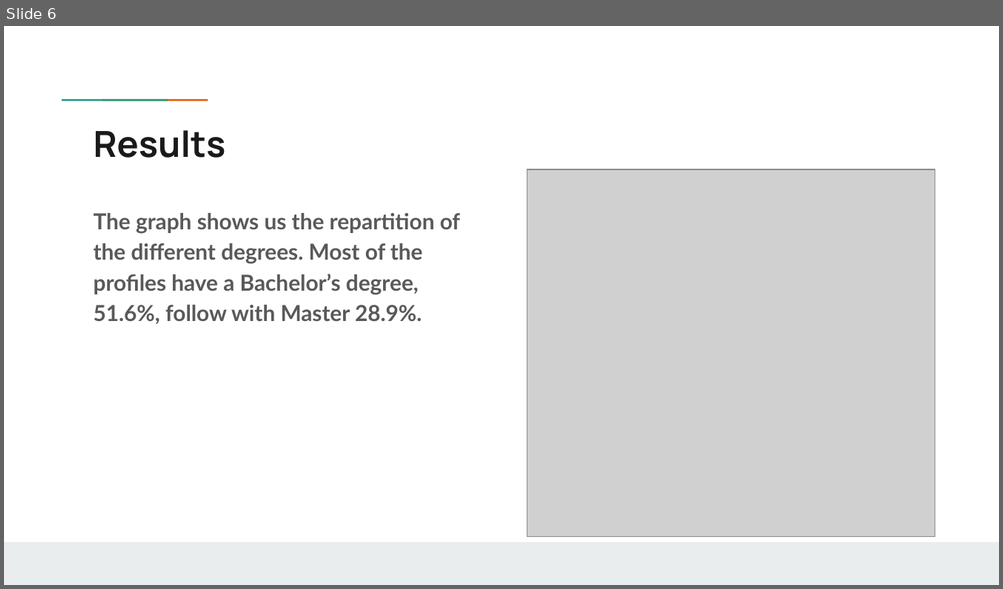
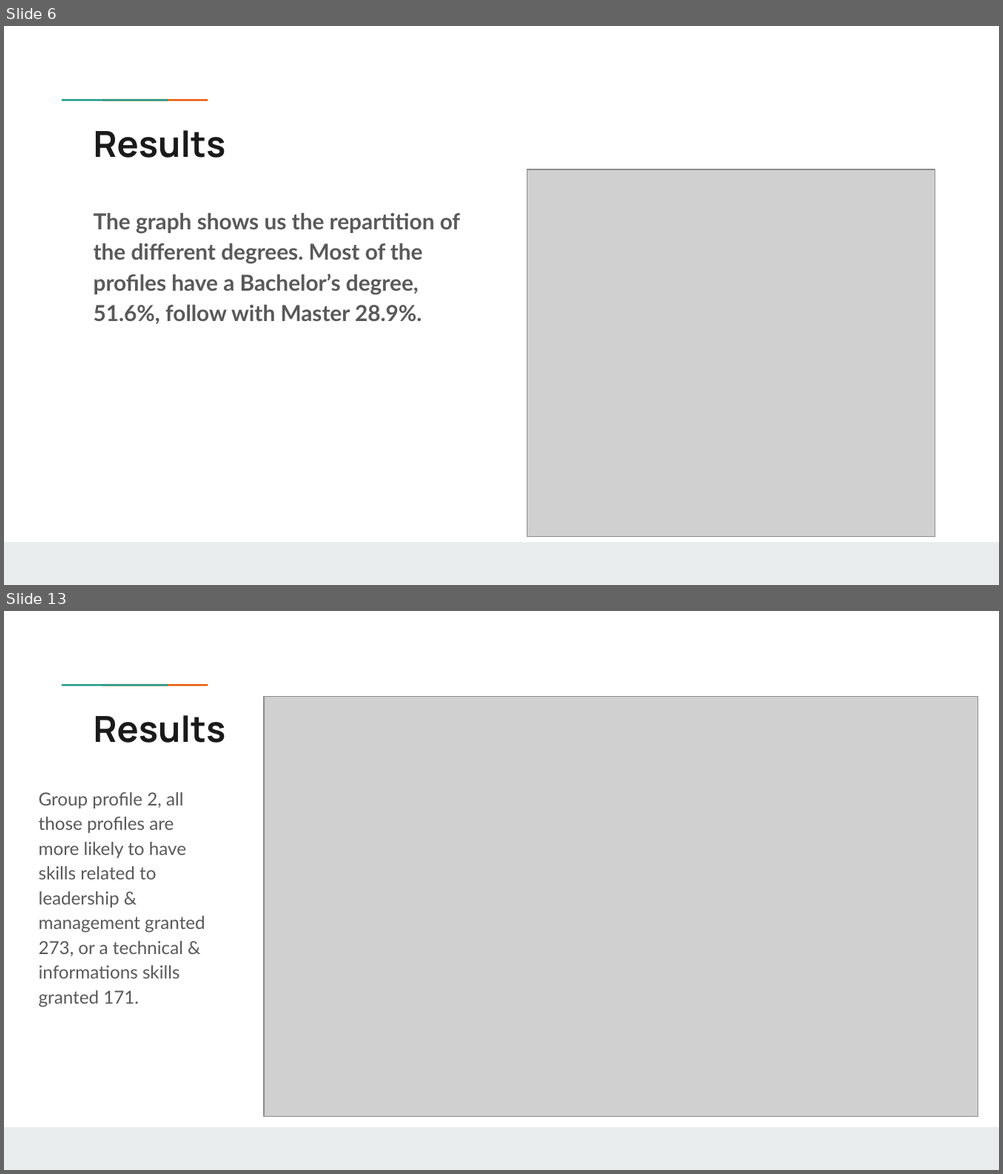
Before and after one commit to B1o0b1/Ayiti_analytics_capstone_project, a slide deck: Capstone_Project_Jean_Franco_Chosson.pptx. Shown one above the other, each under a label of ours: slide 6 before the commit, slides 6 and 13 after it; the slides between them are not shown. The pictures are 1003x589 and 1003x1174 pixels, drawn with LibreOffice and Linux fonts; fonts in the diff are those of the drawing; grey boxes stand for pictures; background and template pictures are left out. Boxes give left, top, right and bottom in pixels: in the first picture for what was removed or moved away, otherwise in the second. Text is boxed around its words. In the diff, an @@ line names an element or a change of style, - is before the commit and + after.

```diff
--- a/Capstone_Project_Jean_Franco_Chosson.pptx
+++ b/Capstone_Project_Jean_Franco_Chosson.pptx
@@ slide 13 added at <box>4,611,999,1170</box>, background #FFFFFF; not listed: 3 template elements that a slide beside it also shows @@
@@ picture added at <box>264,697,978,1117</box> @@
@@ title added at <box>94,715,226,743</box>, 26 pt, text #1A1A1A, bold @@
+Results
@@ text added at <box>39,792,205,1008</box>, 13 pt, text #595959 @@
+Group profile 2, all those profiles are more likely to have skills related to leadership & management granted 273, or a technical & informations skills granted 171.
```
Also in this commit, not shown: 10 slides changed, 13 other slides added, 9 slides removed, 1 other file.
